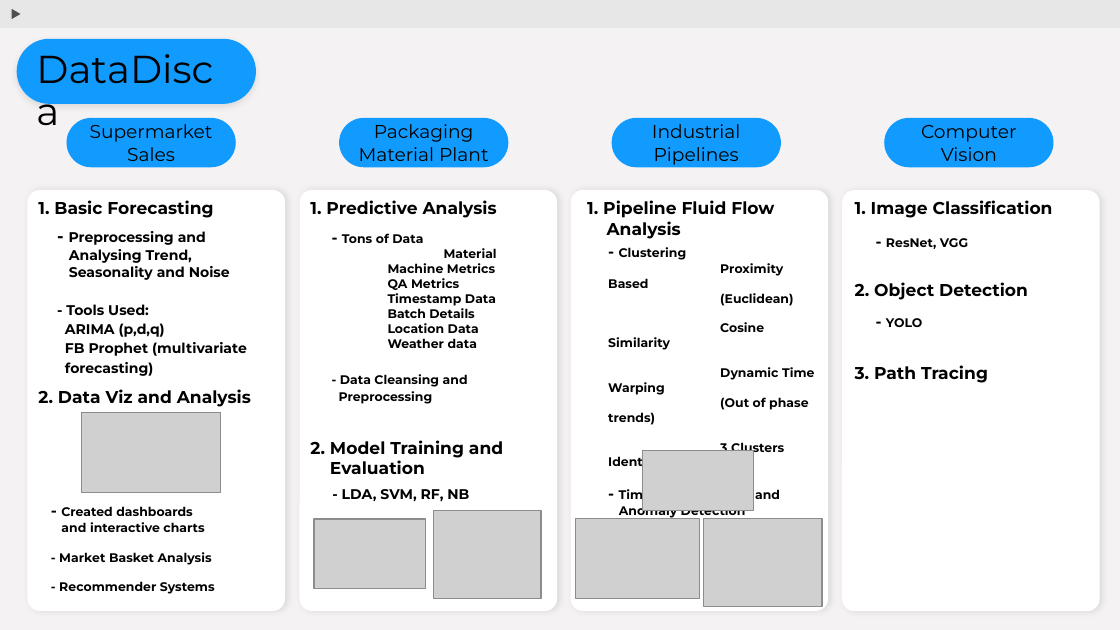
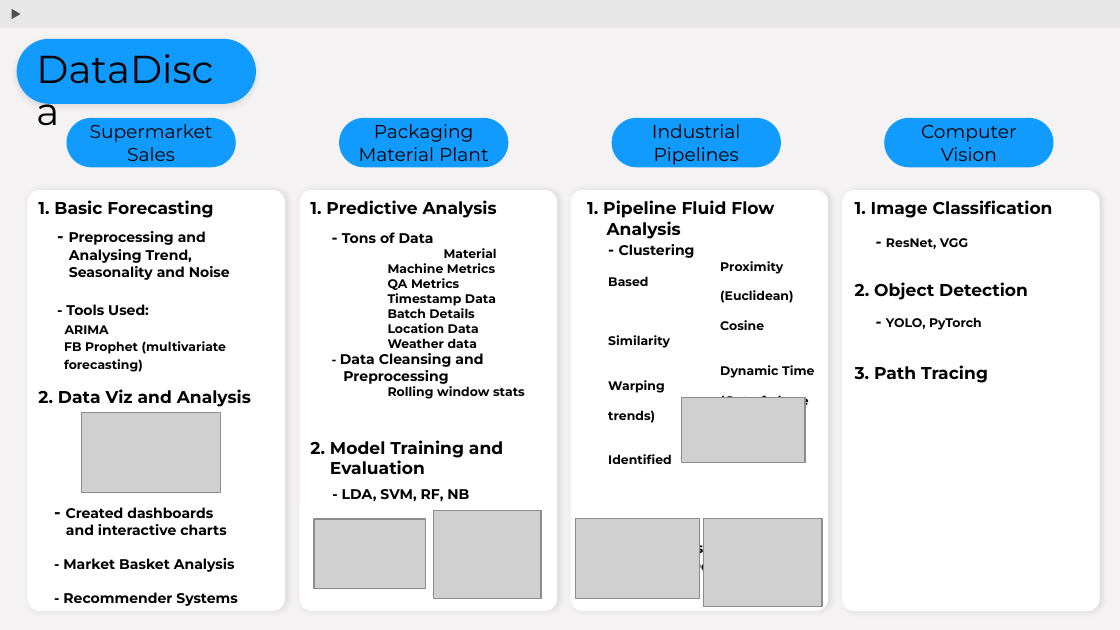
Before and after one commit to sarat9892/Mantel, a slide deck: slide 2 of MyExperience.pptx. Drawn at 1120x630 pixels with LibreOffice and Linux fonts; fonts in the diff are those of the drawing; grey boxes stand for pictures. Boxes give left, top, right and bottom in pixels: in the first picture for what was removed or moved away, otherwise in the second. Text is boxed around its words. In the diff, an @@ line names an element or a change of style, - is before the commit and + after.

Commit message:
Updates to presentation

```diff
--- a/MyExperience.pptx
+++ b/MyExperience.pptx
@@ subtitle at [342, 232, 434, 243]: size 8 to 9 pt in "Tons of Data" @@
@@ subtitle at [619, 244, 763, 574]: size 8 to 9 pt in "Clustering", "Time Series Analysis and Anomaly Detection" @@
@@ subtitle at [64, 304, 226, 372]: text changed; size 9 to 8 pt @@
-- Tools Used:
-ARIMA (p,d,q)
-FB Prophet (multivariate
-forecasting)
+- Tools Used:
+ARIMA
+FB Prophet (multivariate
+forecasting)
@@ subtitle at [886, 317, 982, 330]: text changed @@
-- YOLO
+- YOLO, PyTorch
@@ subtitle at [340, 338, 525, 399]: text changed @@
-Weather data
-- Data Cleansing and
-Preprocessing
+Weather data
+- Data Cleansing and
+Preprocessing
+Rolling window stats
@@ picture: place and size @@
-picture at [643, 450, 754, 511]
+picture at [681, 398, 804, 463]
@@ subtitle "- Created dashboards and interactive ..." at [63, 524, 237, 606]: size 10 to 11 pt in "-"; size 8 to 9 pt @@
```
Also in this commit, not shown: 2 other slides changed, 1 other file.
